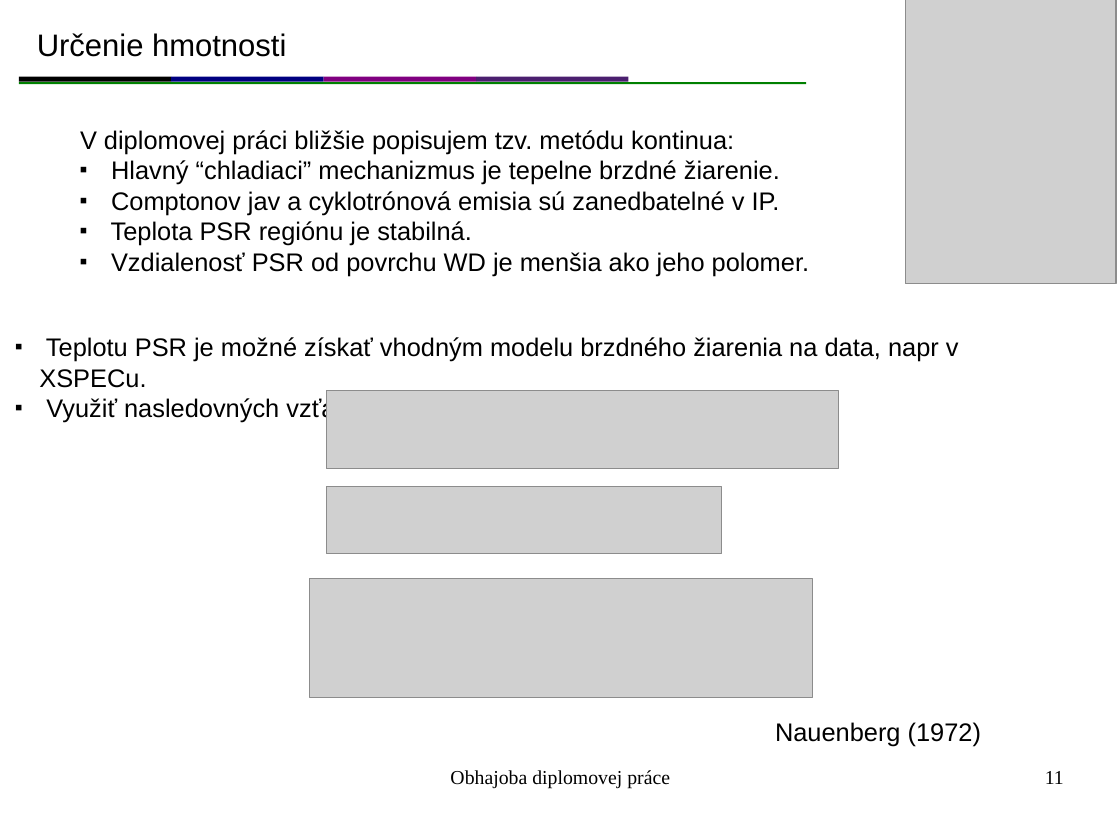
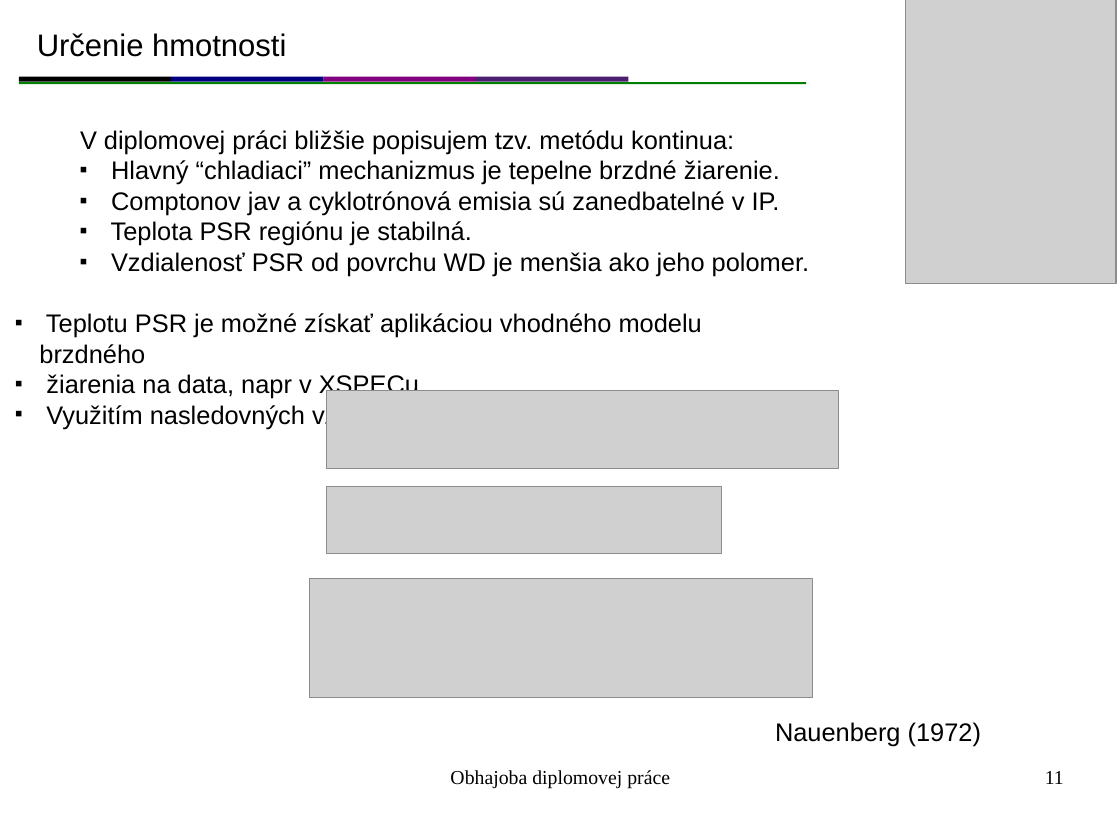
Before and after one commit to mkocka/dipl, a slide deck: slide 11 of obhajoba/obhajoba.odp. Drawn at 1120x840 pixels with LibreOffice and Linux fonts; fonts in the diff are those of the drawing; grey boxes stand for pictures. Boxes give left, top, right and bottom in pixels: in the first picture for what was removed or moved away, otherwise in the second. Text is boxed around its words. In the diff, an @@ line names an element or a change of style, - is before the commit and + after.

```diff
--- a/obhajoba/obhajoba.odp
+++ b/obhajoba/obhajoba.odp
@@ text at [39, 313, 702, 429]: text changed @@
-■ Teplotu PSR je možné získať vhodným modelu brzdného žiarenia na data, napr v XSPECu.
-■ Využiť nasledovných vzťahov:
+■ Teplotu PSR je možné získať aplikáciou vhodného modelu brzdného
+■ žiarenia na data, napr v XSPECu.
+■ Využitím nasledovných vzťahov:
```
Also in this commit, not shown: 4 other slides changed, 1 other file.
